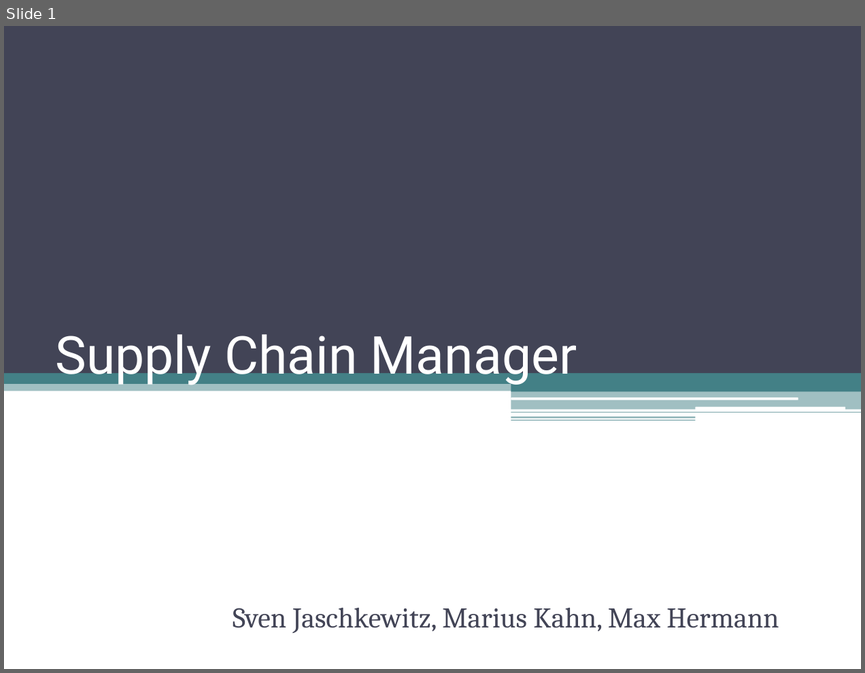
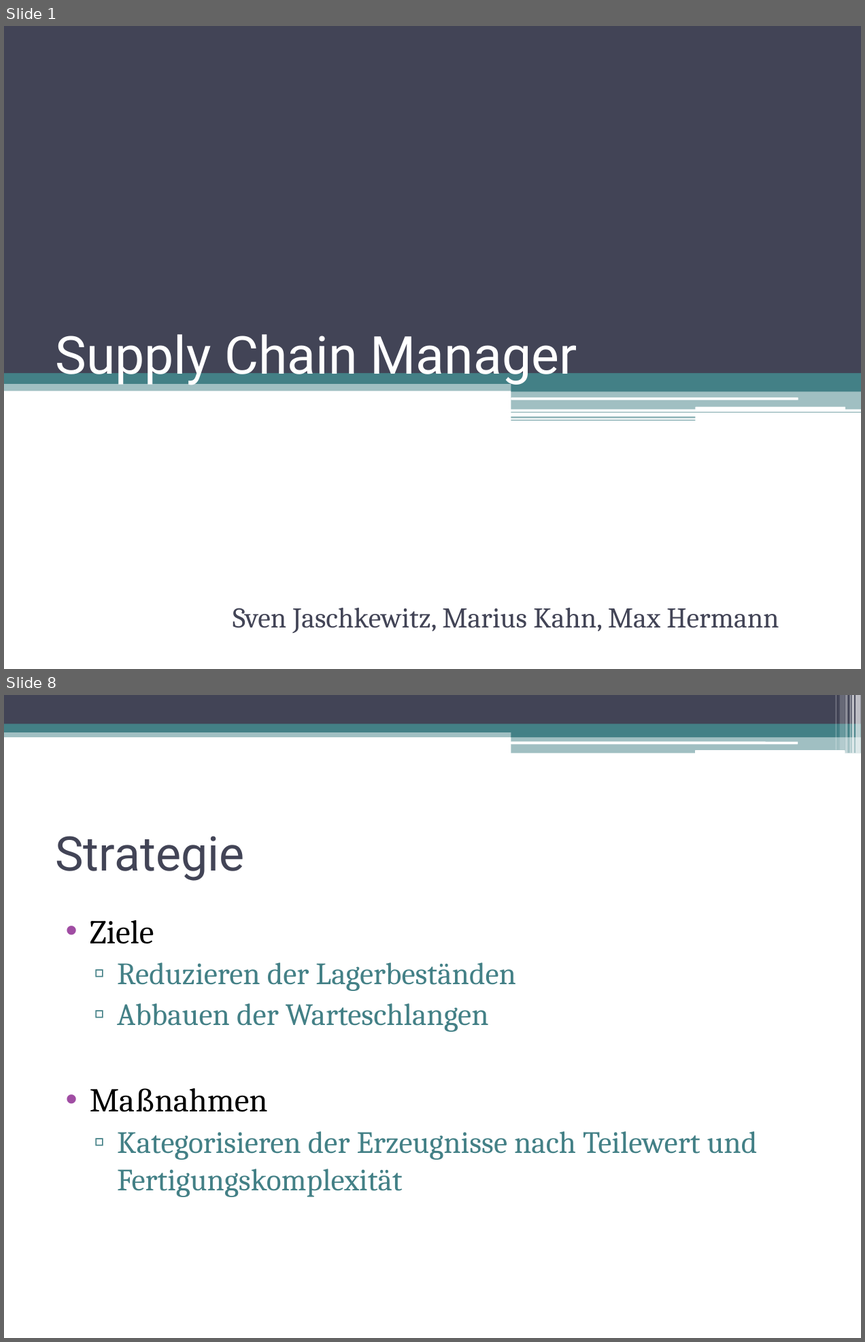
Before and after one commit to sven2101/IBSys2, a slide deck: Manual/Supply Chain Manager.pptx. Shown one above the other, each under a label of ours: slide 1 before the commit, slides 1 and 8 after it; the slides between them are not shown. The pictures are 865x673 and 865x1342 pixels, drawn with LibreOffice and Linux fonts; fonts in the diff are those of the drawing. Boxes give left, top, right and bottom in pixels: in the first picture for what was removed or moved away, otherwise in the second. Text is boxed around its words. In the diff, an @@ line names an element or a change of style, - is before the commit and + after.

```diff
--- a/Manual/Supply Chain Manager.pptx
+++ b/Manual/Supply Chain Manager.pptx
@@ slide 8 added at (x1=4, y1=695, x2=861, y2=1338), background #FFFFFF @@
@@ rectangle added at (x1=4, y1=695, x2=861, y2=724), fill #424456 @@
@@ rectangle added at (x1=835, y1=695, x2=836, y2=750), fill #FFFFFF at 30% opacity @@
@@ rectangle added at (x1=839, y1=695, x2=844, y2=750), fill #FFFFFF at 20% opacity @@
@@ rectangle added at (x1=845, y1=695, x2=848, y2=753), fill #FFFFFF at 40% opacity @@
@@ rectangle added at (x1=850, y1=695, x2=851, y2=753), fill #FFFFFF at 60% opacity @@
@@ rectangle added at (x1=851, y1=695, x2=854, y2=753), fill #FFFFFF at 65% opacity @@
@@ rectangle added at (x1=855, y1=695, x2=861, y2=753), fill #FFFFFF at 65% opacity @@
@@ rectangle added at (x1=4, y1=729, x2=861, y2=737), fill #438086 at 50% opacity @@
@@ rectangle added at (x1=4, y1=724, x2=861, y2=732), fill #438086 @@
@@ rectangle added at (x1=511, y1=728, x2=861, y2=737), fill #438086 @@
@@ rounded rectangle added at (x1=511, y1=741, x2=798, y2=744), fill #FFFFFF @@
@@ rectangle added at (x1=511, y1=736, x2=861, y2=753), fill #438086 at 50% opacity @@
@@ rounded rectangle added at (x1=695, y1=750, x2=844, y2=753), fill #FFFFFF @@
@@ title added at (x1=55, y1=836, x2=244, y2=881), 40 pt, text #424456 @@
+Strategie
@@ text added at (x1=90, y1=920, x2=757, y2=1197), 26 pt, text #438086 @@
+• Ziele
+  ▫ Reduzieren der Lagerbeständen
+  ▫ Abbauen der Warteschlangen
+• Maßnahmen
+  ▫ Kategorisieren der Erzeugnisse nach Teilewert und Fertigungskomplexität
```
Also in this commit, not shown: 2 slides changed, 8 other slides added, 1 slide removed, 16 other files.
